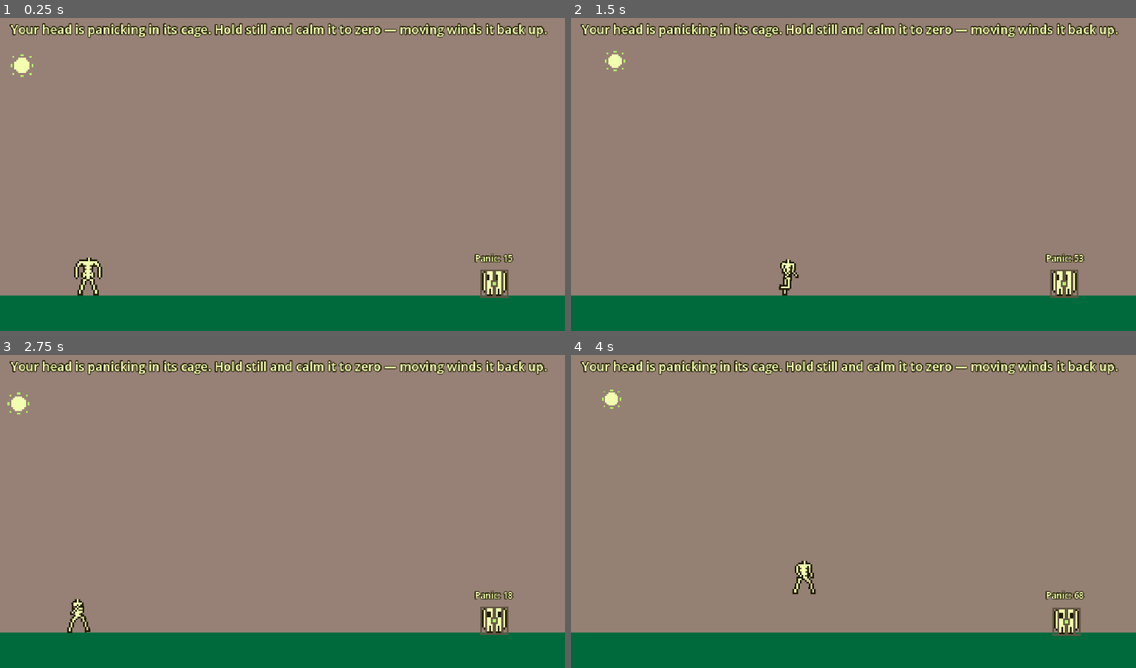
Above: before the commit, frames 1-4 (two rows, left to right).
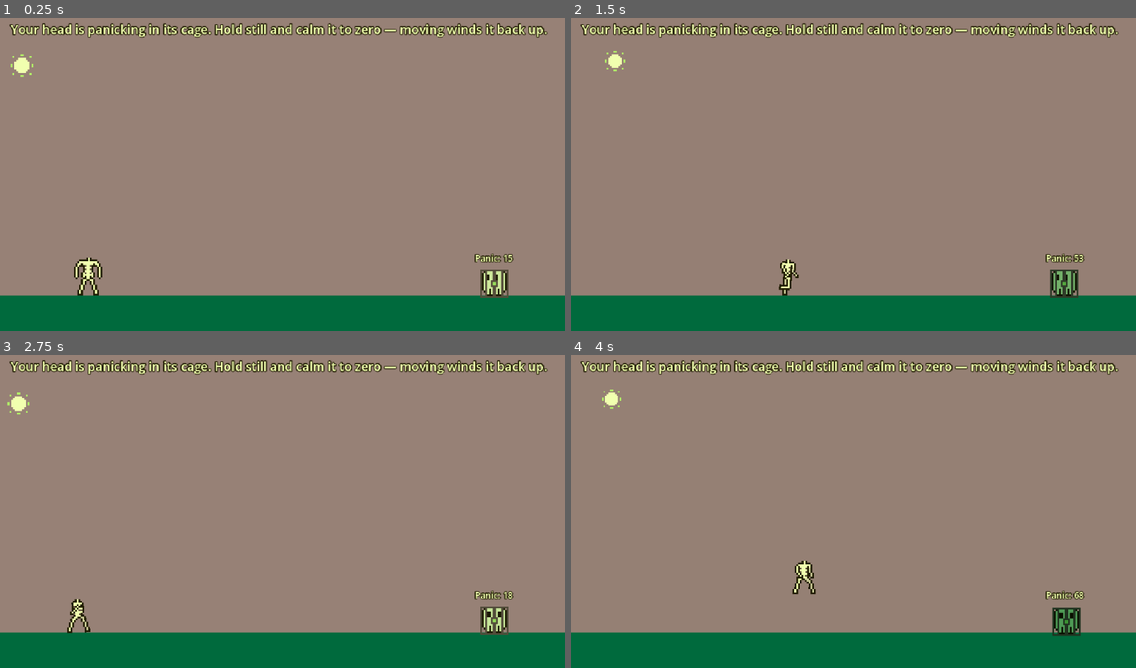
Above: after the commit, the same moments.

Repository: tucksravin/dont-lose-your-head
Game: Godot game, scene res://scenes/days/day_panic.tscn
Same seed, same stepped clock (60 frames per second), same inputs: the game is played once before the commit and once after it. This scene is started directly instead of the project's main scene.
Inputs:
- Up to frame 1 (0.25 s): no input
- Up to frame 2 (1.5 s): hold D (move_right) from 0.53 s (still down); tap E (interact) at 0.6, 1.35 s; tap Space (jump) at 0.77 s
- Up to frame 3 (2.75 s): tap Space (jump) at 1.52 s; release D (move_right) at 2.03 s; hold A (move_left) from 2.03 s (still down); tap E (interact) at 2.1 s
- Up to frame 4 (4 s): release A (move_left) at 2.78 s; hold D (move_right) from 2.78 s (still down); tap E (interact) at 2.85, 3.6 s; tap Space (jump) at 3.02, 3.77 s

The runs differ from the first frame. In frame 1, 0.1% of the frame differs, in the area x 85-90%, y 80-89%; in frame 2, 0.4%; in frame 3, 0.1%; in frame 4, 0.4%, in the area x 85-91%, y 80-90%.

Commit message:
Tune panic to be exponential and change the head's color

Diff:
--- a/scenes/days/day_panic.tscn
+++ b/scenes/days/day_panic.tscn
@@ -65,6 +65,7 @@
 [node name="PanicCounter" parent="." unique_id=1147921961 instance=ExtResource("6_panic_counter")]
 max_panic = 100.0
 panic_per_second = 40.0
+calm_max_per_second = 20.0
 
 [node name="Instruction" type="Label" parent="." unique_id=1223928203]
 offset_left = 12.0
--- a/scenes/gameplay/panic_counter.gd
+++ b/scenes/gameplay/panic_counter.gd
@@ -22,12 +22,27 @@
 @export var start_panic: float = 15.0
 ## Panic value that fails the day.
 @export var max_panic: float = 30.0
-## Panic added per second while the body is moving.
+## Panic added per second while the body is moving, at or beyond
+## `proximity_range` from the head.
 @export var panic_per_second: float = 6.0
+## Distance (px) at which nearness to the head stops mattering. Inside it,
+## panic gain ramps up toward `proximity_max_multiplier` as the body closes in
+## — being near the caged head is what's upsetting it, not just moving.
+@export var proximity_range: float = 150.0
+## Panic-gain multiplier applied when the body is right on top of the head.
+@export var proximity_max_multiplier: float = 3.0
 ## Seconds of stillness before panic *starts* coming down.
 @export var calm_delay: float = 0.5
-## Panic removed per second once it is falling.
+## Panic removed per second the moment it starts falling.
 @export var calm_per_second: float = 3.0
+## Panic removed per second once fully settled, `calm_ramp_time` after it
+## starts falling. Ramped in with an ease-in curve rather than a flat rate, so
+## committing to standing still pays off increasingly well — a twitch back
+## into moving resets the ramp, so only real stillness earns the fast calm.
+@export var calm_max_per_second: float = 9.0
+## Seconds (after calm_delay) for the calm rate to ramp from calm_per_second
+## up to calm_max_per_second.
+@export var calm_ramp_time: float = 2.0
 ## Speed below which the body counts as still (px/s).
 @export var still_speed: float = 1.0
 ## Cage-animation speed at 0 panic and at `start_panic`, as a multiple of the
@@ -69,12 +84,15 @@
 
 	if _body.velocity.length() > still_speed:
 		_still_for = 0.0
-		value = minf(value + panic_per_second * delta, max_panic)
+		value = minf(value + panic_per_second * _proximity_multiplier() * delta, max_panic)
 	else:
-		# Hold, then fall. Stopping buys calm only if you keep standing there.
+		# Hold, then fall. Stopping buys calm only if you keep standing there,
+		# and the longer you hold it the faster it falls.
 		_still_for += delta
 		if _still_for >= calm_delay:
-			value = maxf(value - calm_per_second * delta, 0.0)
+			var t: float = clampf((_still_for - calm_delay) / calm_ramp_time, 0.0, 1.0)
+			var rate: float = lerpf(calm_per_second, calm_max_per_second, t * t)
+			value = maxf(value - rate * delta, 0.0)
 
 	_apply()
 
@@ -93,11 +111,24 @@
 	if shown != _last_reported:
 		_last_reported = shown
 		panic_changed.emit(shown)
-	if _head != null and _head.has_method("set_agitation"):
-		_head.call("set_agitation",
-				lerpf(calm_agitation, frantic_agitation, ratio()))
+	if _head != null:
+		if _head.has_method("set_agitation"):
+			_head.call("set_agitation", lerpf(calm_agitation, frantic_agitation, ratio()))
+		if _head.has_method("set_panic_ratio"):
+			_head.call("set_panic_ratio", ratio())
 
 
 ## 0.0–1.0 against the starting value, for a HUD that wants a bar.
 func ratio() -> float:
 	return clampf(value / max_panic, 0.0, 1.0)
+
+
+## 1.0 at `proximity_range` or beyond, ramping linearly up to
+## `proximity_max_multiplier` as the body closes the distance to the head.
+func _proximity_multiplier() -> float:
+	var head2d: Node2D = _head as Node2D
+	if head2d == null:
+		return 1.0
+	var dist: float = _body.global_position.distance_to(head2d.global_position)
+	var closeness: float = 1.0 - clampf(dist / proximity_range, 0.0, 1.0)
+	return lerpf(1.0, proximity_max_multiplier, closeness)
--- a/scenes/head/head.gd
+++ b/scenes/head/head.gd
@@ -46,6 +46,13 @@
 ## and collision don't move, only the sprite.
 @export var jitter_px: float = 1.5
 @export var jitter_full_agitation: float = 4.0
+## Caged only: sprite tint at 0 panic and at max panic — the head visibly
+## darkens toward the palette's ground green as it gets closer to failing the
+## day, on top of the jitter and the animation speeding up. Named from
+## Colors (scripts/colors.gd) rather than a one-off hex so it stays a palette
+## colour. Harmless on an uncaged head.
+@export var calm_tint: Color = Color.WHITE
+@export var panic_tint: Color = Colors.DARK_GREEN
 
 var _leaving: bool = false
 var _agitation: float = 1.0
@@ -95,6 +102,12 @@
 	_sprite.speed_scale = _agitation
 
 
+## How panicked the head is, 0–1 against max_panic. Tints the sprite from
+## `calm_tint` toward `panic_tint`. Harmless on an uncaged head.
+func set_panic_ratio(ratio: float) -> void:
+	_sprite.modulate = calm_tint.lerp(panic_tint, clampf(ratio, 0.0, 1.0))
+
+
 ## Let the head go. Game calls this once every WinCondition is satisfied.
 ## Safe to call more than once — repeat calls are ignored.
 func release() -> void:
--- /dev/null
+++ b/scripts/colors.gd
@@ -0,0 +1,23 @@
+class_name Colors
+extends RefCounted
+## Named hex codes for the project palette — Gooseberry Ghost (+ bone shadow),
+## assets/palette/gooseberry-ghost-plus-bone-shadow.gpl. Code should reference
+## these by name (`Colors.DARK_GREEN`) instead of one-off hex literals, so a
+## palette swap is a one-file change. Matches the palette README's rule:
+## everything shipped comes from this list — add new colours there first.
+##
+## `class_name` only, no `extends Node`/autoload registration: this is static
+## data with nothing to run per-frame, so it doesn't need a place in the scene
+## tree the way Events/Game/Sfx (scripts/autoload/) do. `class_name` alone
+## already makes `Colors.SOMETHING` callable from anywhere, unregistered.
+## Docs: https://docs.godotengine.org/en/stable/tutorials/scripting/gdscript/gdscript_basics.html#classes-as-a-resource
+
+const MAUVE_SKY: Color = Color("#988277")
+const BROWN: Color = Color("#645543")
+const DARK_BROWN: Color = Color("#45381c")
+const OUTLINE: Color = Color("#201c02")
+const BONE: Color = Color("#f1ffaf")
+const BONE_SHADOW: Color = Color("#cdcd99")
+const LIGHT_GREEN: Color = Color("#b2f167")
+const GREEN: Color = Color("#25c04b")
+const DARK_GREEN: Color = Color("#006a3d")
Not shown, added: scripts/colors.gd.uid
Not shown, changed: journals/ben.md
